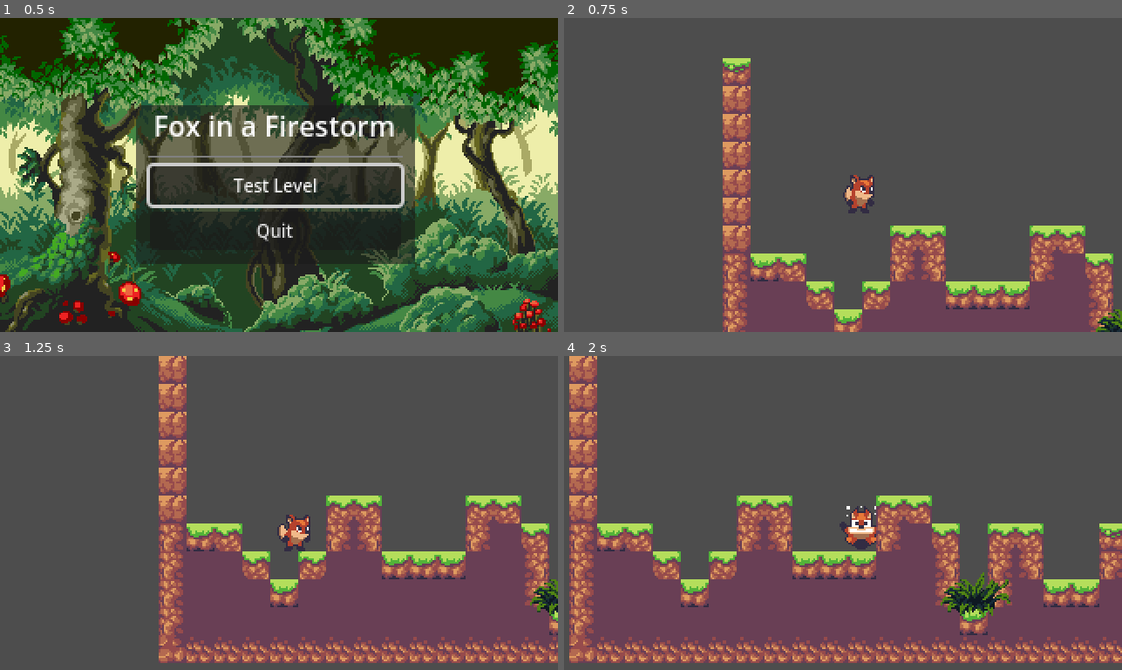
Above: before the commit, frames 1-4 (two rows, left to right).
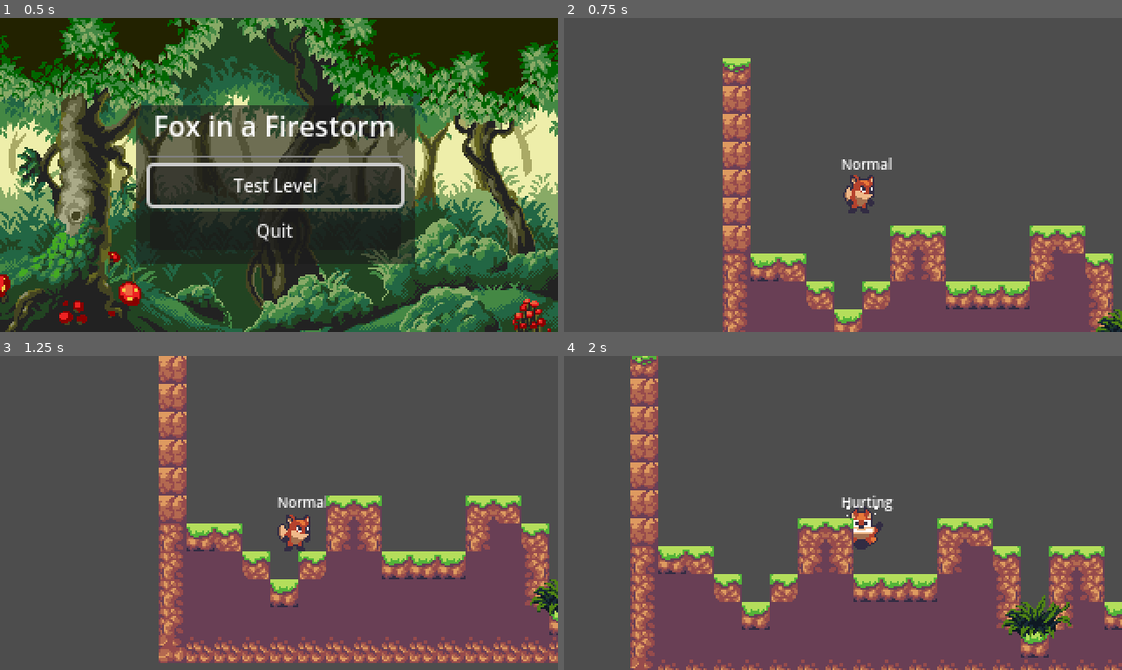
Above: after the commit, the same moments.

Repository: JP-Dhabolt/fox-in-a-firestorm
Game: Godot game, scene res://scenes/levels/Main.tscn
The game is run twice, just before and just after one commit, with the same random seed, the same clock (stepped at 60 frames per second) and the same inputs.
Inputs (mouse positions are in pixels of both pictures, inside the frame that each line leads up to):
- Up to frame 1 (0.5 s): no input
- Up to frame 2 (0.75 s): click "Test Level" at 0.5 s
- Up to frame 3 (1.25 s): no input
- Up to frame 4 (2 s): tap Enter at 1.25 s; move the mouse to (965, 497) at 1.27 s; hold D (move_right) from 1.28 s (still down); tap Space (jump) at 1.35, 1.52, 1.82 s; click (965, 497) at 1.42 s

Frame 1 is identical in both runs. In frame 2, 0.2% of the frame differs, in the area x 49-59%, y 44-49%; in frame 3, 0.2%; in frame 4, 39%, in the area x 0-100%, y 0-100%.

Commit message:
Added explicit state machine

Diff:
--- a/game/scenes/characters/Player.gd
+++ /dev/null
@@ -1,129 +0,0 @@
-extends CharacterBody2D
-class_name Player
-
-var GRAVITY: int = 15
-var MOVEMENT_SPEED: int = 150
-@export var jump_force: int = 200
-var POUNCE_FORCE: int = 50
-
-var jumpAnimation: String = "Jump"
-var runAnimation: String = "Run"
-var idleAnimation: String = "Idle"
-var crouchAnimation: String = "Crouch"
-var hurtAnimation: String = "Hurt"
-var pounceAnimation: String = "Pounce"
-
-enum State {
-	NORMAL,
-	JUMPING,
-	POUNCING,
-	CROUCHING,
-	HURTING,
-}
-
-var currentState = State.NORMAL
-
-@onready var sprite := $AnimatedSprite2D as AnimatedSprite2D
-@onready var hurtTimer := $HurtTimer as Timer
-@onready var eatTimer := $EatTimer as Timer
-
-
-func eat():
-	if currentState == State.POUNCING:
-		_transition_to_crouching()
-
-
-func _physics_process(_delta):
-	velocity.y += GRAVITY
-	_handle_shared_input()
-	_handle_state()
-	set_velocity(velocity)
-	set_up_direction(Vector2.UP)
-	move_and_slide()
-	velocity = velocity
-
-
-func _handle_state():
-	match currentState:
-		State.NORMAL:
-			_handle_normal_state()
-		State.JUMPING:
-			_handle_jumping_state()
-		State.POUNCING:
-			_handle_pouncing_state()
-		State.CROUCHING:
-			_handle_crouching_state()
-		State.HURTING:
-			_handle_hurting_state()
-
-
-func _transition_to_normal():
-	currentState = State.NORMAL
-
-
-func _handle_shared_input():
-	var movement = Input.get_axis("move_left", "move_right")
-	velocity.x = movement * MOVEMENT_SPEED
-
-
-func _handle_normal_state():
-	if velocity.x != 0:
-		sprite.play(runAnimation)
-	else:
-		sprite.play(idleAnimation)
-
-	if Input.is_action_just_pressed("jump"):
-		_transition_to_jumping()
-
-
-func _transition_to_jumping():
-	currentState = State.JUMPING
-	velocity.y = -jump_force
-	sprite.play(jumpAnimation)
-
-
-func _handle_jumping_state():
-	if is_on_floor():
-		_transition_to_normal()
-	if Input.is_action_just_pressed("jump"):
-		_transition_to_pouncing()
-
-
-func _transition_to_pouncing():
-	sprite.play(pounceAnimation)
-	velocity.y += POUNCE_FORCE
-	currentState = State.POUNCING
-
-
-func _handle_pouncing_state():
-	if is_on_floor():
-		# If we're on the floor, we haven't hit leaves, so we're stunned
-		_transition_to_hurting()
-
-
-func _transition_to_crouching():
-	currentState = State.CROUCHING
-	sprite.play(crouchAnimation)
-	eatTimer.start()
-
-
-func _handle_crouching_state():
-	pass
-
-
-func _transition_to_hurting():
-	currentState = State.HURTING
-	sprite.play(hurtAnimation)
-	hurtTimer.start()
-
-
-func _handle_hurting_state():
-	pass
-
-
-func _on_HurtTimer_timeout():
-	_transition_to_normal()
-
-
-func _on_EatTimer_timeout():
-	_transition_to_normal()
--- a/game/scenes/characters/Player.tscn
+++ /dev/null
@@ -1,188 +0,0 @@
-[gd_scene load_steps=27 format=3 uid="uid://cqnuwdbv7t1jm"]
-
-[ext_resource type="Script" path="res://scenes/characters/Player.gd" id="1_viaps"]
-[ext_resource type="Texture2D" uid="uid://c5upg24ex5omp" path="res://sprites/sunnyland_2d_pixel_art_pack/player_crouch.png" id="2_oa6di"]
-[ext_resource type="Texture2D" uid="uid://c23x5hw2rwwn" path="res://sprites/sunnyland_2d_pixel_art_pack/player_hurt.png" id="3_ee5a3"]
-[ext_resource type="Texture2D" uid="uid://bppodbe3b7mgl" path="res://sprites/sunnyland_2d_pixel_art_pack/player_idle.png" id="4_h8tes"]
-[ext_resource type="Texture2D" uid="uid://dnbklxexk06r5" path="res://sprites/sunnyland_2d_pixel_art_pack/player_jump.png" id="5_o3nmu"]
-[ext_resource type="Texture2D" uid="uid://bsnk3mgsa6nwk" path="res://sprites/sunnyland_2d_pixel_art_pack/player_pounce.png" id="6_oxefv"]
-[ext_resource type="Texture2D" uid="uid://djxtqoq5emvb7" path="res://sprites/sunnyland_2d_pixel_art_pack/player_run.png" id="7_474sd"]
-
-[sub_resource type="AtlasTexture" id="19"]
-atlas = ExtResource("2_oa6di")
-region = Rect2(0, 0, 33, 32)
-
-[sub_resource type="AtlasTexture" id="20"]
-atlas = ExtResource("2_oa6di")
-region = Rect2(33, 0, 33, 32)
-
-[sub_resource type="AtlasTexture" id="21"]
-atlas = ExtResource("3_ee5a3")
-region = Rect2(0, 0, 33, 32)
-
-[sub_resource type="AtlasTexture" id="22"]
-atlas = ExtResource("3_ee5a3")
-region = Rect2(33, 0, 33, 32)
-
-[sub_resource type="AtlasTexture" id="AtlasTexture_gfku6"]
-atlas = ExtResource("4_h8tes")
-region = Rect2(0, 0, 33, 32)
-
-[sub_resource type="AtlasTexture" id="AtlasTexture_fe23v"]
-atlas = ExtResource("4_h8tes")
-region = Rect2(33, 0, 33, 32)
-
-[sub_resource type="AtlasTexture" id="AtlasTexture_87qy6"]
-atlas = ExtResource("4_h8tes")
-region = Rect2(66, 0, 33, 32)
-
-[sub_resource type="AtlasTexture" id="AtlasTexture_6jrd8"]
-atlas = ExtResource("4_h8tes")
-region = Rect2(99, 0, 33, 32)
-
-[sub_resource type="AtlasTexture" id="11"]
-atlas = ExtResource("5_o3nmu")
-region = Rect2(0, 0, 33, 32)
-
-[sub_resource type="AtlasTexture" id="12"]
-atlas = ExtResource("5_o3nmu")
-region = Rect2(33, 0, 33, 32)
-
-[sub_resource type="AtlasTexture" id="23"]
-atlas = ExtResource("6_oxefv")
-region = Rect2(33, 0, 33, 32)
-
-[sub_resource type="AtlasTexture" id="13"]
-atlas = ExtResource("7_474sd")
-region = Rect2(0, 0, 33, 32)
-
-[sub_resource type="AtlasTexture" id="14"]
-atlas = ExtResource("7_474sd")
-region = Rect2(33, 0, 33, 32)
-
-[sub_resource type="AtlasTexture" id="15"]
-atlas = ExtResource("7_474sd")
-region = Rect2(66, 0, 33, 32)
-
-[sub_resource type="AtlasTexture" id="16"]
-atlas = ExtResource("7_474sd")
-region = Rect2(99, 0, 33, 32)
-
-[sub_resource type="AtlasTexture" id="17"]
-atlas = ExtResource("7_474sd")
-region = Rect2(132, 0, 33, 32)
-
-[sub_resource type="AtlasTexture" id="18"]
-atlas = ExtResource("7_474sd")
-region = Rect2(165, 0, 33, 32)
-
-[sub_resource type="SpriteFrames" id="5"]
-animations = [{
-"frames": [{
-"duration": 1.0,
-"texture": SubResource("19")
-}, {
-"duration": 1.0,
-"texture": SubResource("20")
-}],
-"loop": true,
-"name": &"Crouch",
-"speed": 5.0
-}, {
-"frames": [{
-"duration": 1.0,
-"texture": SubResource("21")
-}, {
-"duration": 1.0,
-"texture": SubResource("22")
-}],
-"loop": true,
-"name": &"Hurt",
-"speed": 5.0
-}, {
-"frames": [{
-"duration": 1.0,
-"texture": SubResource("AtlasTexture_gfku6")
-}, {
-"duration": 1.0,
-"texture": SubResource("AtlasTexture_fe23v")
-}, {
-"duration": 1.0,
-"texture": SubResource("AtlasTexture_87qy6")
-}, {
-"duration": 1.0,
-"texture": SubResource("AtlasTexture_6jrd8")
-}],
-"loop": true,
-"name": &"Idle",
-"speed": 5.0
-}, {
-"frames": [{
-"duration": 1.0,
-"texture": SubResource("11")
-}, {
-"duration": 1.0,
-"texture": SubResource("12")
-}],
-"loop": true,
-"name": &"Jump",
-"speed": 5.0
-}, {
-"frames": [{
-"duration": 1.0,
-"texture": SubResource("23")
-}],
-"loop": true,
-"name": &"Pounce",
-"speed": 5.0
-}, {
-"frames": [{
-"duration": 1.0,
-"texture": SubResource("13")
-}, {
-"duration": 1.0,
-"texture": SubResource("14")
-}, {
-"duration": 1.0,
-"texture": SubResource("15")
-}, {
-"duration": 1.0,
-"texture": SubResource("16")
-}, {
-"duration": 1.0,
-"texture": SubResource("17")
-}, {
-"duration": 1.0,
-"texture": SubResource("18")
-}],
-"loop": true,
-"name": &"Run",
-"speed": 5.0
-}]
-
-[sub_resource type="RectangleShape2D" id="6"]
-size = Vector2(7.75, 18)
-
-[node name="Player" type="CharacterBody2D"]
-position = Vector2(-10, -11)
-collision_layer = 2
-collision_mask = 9
-script = ExtResource("1_viaps")
-
-[node name="AnimatedSprite2D" type="AnimatedSprite2D" parent="."]
-position = Vector2(10.5, 6)
-sprite_frames = SubResource("5")
-animation = &"Jump"
-
-[node name="CollisionShape2D" type="CollisionShape2D" parent="."]
-position = Vector2(9.875, 13)
-shape = SubResource("6")
-
-[node name="HurtTimer" type="Timer" parent="."]
-one_shot = true
-
-[node name="EatTimer" type="Timer" parent="."]
-one_shot = true
-
-[connection signal="timeout" from="HurtTimer" to="." method="_on_HurtTimer_timeout"]
-[connection signal="timeout" from="EatTimer" to="." method="_on_EatTimer_timeout"]
--- /dev/null
+++ b/game/scenes/characters/Player/Eating.gd
@@ -0,0 +1,18 @@
+extends PlayerState
+
+var crouch_animation = "Crouch"
+var original_movement_speed: int
+@export var player_speed_multiplier = 0.5
+
+func enter(_previous_state):
+	state_machine.player.sprite.play(crouch_animation)
+	state_machine.start_eat_timer()
+	original_movement_speed = state_machine.player.movement_speed
+	state_machine.player.movement_speed = int(state_machine.player.movement_speed * player_speed_multiplier)
+
+func exit():
+	state_machine.player.movement_speed = original_movement_speed
+
+func on_timeout(timer: Timer):
+	if timer.name == "EatTimer":
+		state_machine.transition_to("Normal")
--- /dev/null
+++ b/game/scenes/characters/Player/Hurting.gd
@@ -0,0 +1,15 @@
+extends PlayerState
+
+var hurt_animation: String = "Hurt"
+
+func enter(_previous_state):
+	state_machine.player.velocity = Vector2.ZERO
+	state_machine.player.sprite.play(hurt_animation)
+	state_machine.start_hurt_timer()
+
+func on_timeout(timer: Timer):
+	if timer.name == "HurtTimer":
+		state_machine.transition_to("Normal")
+
+func movement_allowed():
+	return false
--- /dev/null
+++ b/game/scenes/characters/Player/Jumping.gd
@@ -0,0 +1,14 @@
+extends PlayerState
+
+var jump_animation: String = "Jump"
+
+func enter(_previous_state: State) -> void:
+	state_machine.player.velocity.y = -state_machine.player.jump_force
+	state_machine.player.sprite.play(jump_animation)
+
+func update(_delta):
+	var player = state_machine.player
+	if player.velocity.y >= 0 and player.is_on_floor():
+		state_machine.transition_to("Normal")
+	if Input.is_action_just_pressed("jump"):
+		state_machine.transition_to("Pouncing")
--- /dev/null
+++ b/game/scenes/characters/Player/Normal.gd
@@ -0,0 +1,14 @@
+extends PlayerState
+
+var run_animation: String = "Run"
+var idle_animation: String = "Idle"
+var jump_state: String = "Jump"
+
+func update(_delta) -> void:
+	if state_machine.player.velocity.x != 0:
+		state_machine.player.sprite.play(run_animation)
+	else:
+		state_machine.player.sprite.play(idle_animation)
+
+	if Input.is_action_just_pressed("jump"):
+		state_machine.transition_to("Jumping")
--- /dev/null
+++ b/game/scenes/characters/Player/Player.gd
@@ -0,0 +1,21 @@
+extends CharacterBody2D
+class_name Player
+
+signal collided_with(node: Node2D)
+
+@export var gravity: int = 15
+@export var movement_speed: int = 150
+@export var jump_force: int = 200
+@export var pounce_force: int = 50
+
+@onready var sprite := $AnimatedSprite2D as AnimatedSprite2D
+
+func _physics_process(_delta):
+	velocity.y += gravity
+	set_velocity(velocity)
+	set_up_direction(Vector2.UP)
+	move_and_slide()
+	velocity = velocity
+
+func on_collision(node: Node2D):
+	emit_signal("collided_with", node)
--- /dev/null
+++ b/game/scenes/characters/Player/Player.tscn
@@ -0,0 +1,228 @@
+[gd_scene load_steps=34 format=3 uid="uid://cqnuwdbv7t1jm"]
+
+[ext_resource type="Script" path="res://scenes/characters/Player/Player.gd" id="1_8se2n"]
+[ext_resource type="Texture2D" uid="uid://c5upg24ex5omp" path="res://sprites/sunnyland_2d_pixel_art_pack/player_crouch.png" id="2_ljqyf"]
+[ext_resource type="Texture2D" uid="uid://c23x5hw2rwwn" path="res://sprites/sunnyland_2d_pixel_art_pack/player_hurt.png" id="3_iif8v"]
+[ext_resource type="Texture2D" uid="uid://bppodbe3b7mgl" path="res://sprites/sunnyland_2d_pixel_art_pack/player_idle.png" id="4_7sbdk"]
+[ext_resource type="Texture2D" uid="uid://dnbklxexk06r5" path="res://sprites/sunnyland_2d_pixel_art_pack/player_jump.png" id="5_pxfw4"]
+[ext_resource type="Texture2D" uid="uid://bsnk3mgsa6nwk" path="res://sprites/sunnyland_2d_pixel_art_pack/player_pounce.png" id="6_x3iql"]
+[ext_resource type="Texture2D" uid="uid://djxtqoq5emvb7" path="res://sprites/sunnyland_2d_pixel_art_pack/player_run.png" id="7_0dvi7"]
+[ext_resource type="Script" path="res://scenes/characters/Player/PlayerStateMachine.gd" id="8_rs0vv"]
+[ext_resource type="Script" path="res://scenes/characters/Player/Normal.gd" id="9_x7076"]
+[ext_resource type="Script" path="res://scenes/characters/Player/StateLabel.gd" id="10_81ayk"]
+[ext_resource type="Script" path="res://scenes/characters/Player/Jumping.gd" id="10_bvek0"]
+[ext_resource type="Script" path="res://scenes/characters/Player/Pouncing.gd" id="11_po2ds"]
+[ext_resource type="Script" path="res://scenes/characters/Player/Eating.gd" id="12_m6x32"]
+[ext_resource type="Script" path="res://scenes/characters/Player/Hurting.gd" id="13_ki58l"]
+
+[sub_resource type="AtlasTexture" id="19"]
+atlas = ExtResource("2_ljqyf")
+region = Rect2(0, 0, 33, 32)
+
+[sub_resource type="AtlasTexture" id="20"]
+atlas = ExtResource("2_ljqyf")
+region = Rect2(33, 0, 33, 32)
+
+[sub_resource type="AtlasTexture" id="21"]
+atlas = ExtResource("3_iif8v")
+region = Rect2(0, 0, 33, 32)
+
+[sub_resource type="AtlasTexture" id="22"]
+atlas = ExtResource("3_iif8v")
+region = Rect2(33, 0, 33, 32)
+
+[sub_resource type="AtlasTexture" id="AtlasTexture_gfku6"]
+atlas = ExtResource("4_7sbdk")
+region = Rect2(0, 0, 33, 32)
+
+[sub_resource type="AtlasTexture" id="AtlasTexture_fe23v"]
+atlas = ExtResource("4_7sbdk")
+region = Rect2(33, 0, 33, 32)
+
+[sub_resource type="AtlasTexture" id="AtlasTexture_87qy6"]
+atlas = ExtResource("4_7sbdk")
+region = Rect2(66, 0, 33, 32)
+
+[sub_resource type="AtlasTexture" id="AtlasTexture_6jrd8"]
+atlas = ExtResource("4_7sbdk")
+region = Rect2(99, 0, 33, 32)
+
+[sub_resource type="AtlasTexture" id="11"]
+atlas = ExtResource("5_pxfw4")
+region = Rect2(0, 0, 33, 32)
+
+[sub_resource type="AtlasTexture" id="12"]
+atlas = ExtResource("5_pxfw4")
+region = Rect2(33, 0, 33, 32)
+
+[sub_resource type="AtlasTexture" id="23"]
+atlas = ExtResource("6_x3iql")
+region = Rect2(33, 0, 33, 32)
+
+[sub_resource type="AtlasTexture" id="13"]
+atlas = ExtResource("7_0dvi7")
+region = Rect2(0, 0, 33, 32)
+
+[sub_resource type="AtlasTexture" id="14"]
+atlas = ExtResource("7_0dvi7")
+region = Rect2(33, 0, 33, 32)
+
+[sub_resource type="AtlasTexture" id="15"]
+atlas = ExtResource("7_0dvi7")
+region = Rect2(66, 0, 33, 32)
+
+[sub_resource type="AtlasTexture" id="16"]
+atlas = ExtResource("7_0dvi7")
+region = Rect2(99, 0, 33, 32)
+
+[sub_resource type="AtlasTexture" id="17"]
+atlas = ExtResource("7_0dvi7")
+region = Rect2(132, 0, 33, 32)
+
+[sub_resource type="AtlasTexture" id="18"]
+atlas = ExtResource("7_0dvi7")
+region = Rect2(165, 0, 33, 32)
+
+[sub_resource type="SpriteFrames" id="5"]
+animations = [{
+"frames": [{
+"duration": 1.0,
+"texture": SubResource("19")
+}, {
+"duration": 1.0,
+"texture": SubResource("20")
+}],
+"loop": true,
+"name": &"Crouch",
+"speed": 5.0
+}, {
+"frames": [{
+"duration": 1.0,
+"texture": SubResource("21")
+}, {
+"duration": 1.0,
+"texture": SubResource("22")
+}],
+"loop": true,
+"name": &"Hurt",
+"speed": 5.0
+}, {
+"frames": [{
+"duration": 1.0,
+"texture": SubResource("AtlasTexture_gfku6")
+}, {
+"duration": 1.0,
+"texture": SubResource("AtlasTexture_fe23v")
+}, {
+"duration": 1.0,
+"texture": SubResource("AtlasTexture_87qy6")
+}, {
+"duration": 1.0,
+"texture": SubResource("AtlasTexture_6jrd8")
+}],
+"loop": true,
+"name": &"Idle",
+"speed": 5.0
+}, {
+"frames": [{
+"duration": 1.0,
+"texture": SubResource("11")
+}, {
+"duration": 1.0,
+"texture": SubResource("12")
+}],
+"loop": true,
+"name": &"Jump",
+"speed": 5.0
+}, {
+"frames": [{
+"duration": 1.0,
+"texture": SubResource("23")
+}],
+"loop": true,
+"name": &"Pounce",
+"speed": 5.0
+}, {
+"frames": [{
+"duration": 1.0,
+"texture": SubResource("13")
+}, {
+"duration": 1.0,
+"texture": SubResource("14")
+}, {
+"duration": 1.0,
+"texture": SubResource("15")
+}, {
+"duration": 1.0,
+"texture": SubResource("16")
+}, {
+"duration": 1.0,
+"texture": SubResource("17")
+}, {
+"duration": 1.0,
+"texture": SubResource("18")
+}],
+"loop": true,
+"name": &"Run",
+"speed": 5.0
+}]
+
+[sub_resource type="RectangleShape2D" id="6"]
+size = Vector2(7.75, 18)
+
+[node name="Player" type="CharacterBody2D"]
+position = Vector2(-10, -11)
+collision_layer = 2
+collision_mask = 9
+script = ExtResource("1_8se2n")
+
+[node name="AnimatedSprite2D" type="AnimatedSprite2D" parent="."]
+position = Vector2(10.5, 6)
+sprite_frames = SubResource("5")
+animation = &"Jump"
+
+[node name="CollisionShape2D" type="CollisionShape2D" parent="."]
+position = Vector2(9.875, 13)
+shape = SubResource("6")
+
+[node name="HurtTimer" type="Timer" parent="."]
+one_shot = true
+
+[node name="EatTimer" type="Timer" parent="."]
+one_shot = true
+
+[node name="PlayerStateMachine" type="Node" parent="." node_paths=PackedStringArray("eat_timer", "hurt_timer", "initial_state")]
+script = ExtResource("8_rs0vv")
+eat_timer = NodePath("../EatTimer")
+hurt_timer = NodePath("../HurtTimer")
+initial_state = NodePath("Normal")
+
+[node name="Normal" type="Node" parent="PlayerStateMachine"]
+script = ExtResource("9_x7076")
+
+[node name="Jumping" type="Node" parent="PlayerStateMachine"]
+script = ExtResource("10_bvek0")
+
+[node name="Pouncing" type="Node" parent="PlayerStateMachine"]
+script = ExtResource("11_po2ds")
+
+[node name="Eating" type="Node" parent="PlayerStateMachine"]
+script = ExtResource("12_m6x32")
+
+[node name="Hurting" type="Node" parent="PlayerStateMachine"]
+script = ExtResource("13_ki58l")
+
+[node name="StateLabel" type="Label" parent="." node_paths=PackedStringArray("state_machine")]
+offset_left = -1.0
+offset_top = -12.0
+offset_right = 20.0
+offset_bottom = 3.0
+theme_override_font_sizes/font_size = 8
+text = "Idle"
+horizontal_alignment = 1
+script = ExtResource("10_81ayk")
+state_machine = NodePath("../PlayerStateMachine")
+
+[connection signal="collided_with" from="." to="PlayerStateMachine" method="_on_player_collided_with"]
+[connection signal="timeout" from="HurtTimer" to="PlayerStateMachine" method="_on_hurt_timer_timeout"]
+[connection signal="timeout" from="EatTimer" to="PlayerStateMachine" method="_on_eat_timer_timeout"]
--- /dev/null
+++ b/game/scenes/characters/Player/PlayerState.gd
@@ -0,0 +1,18 @@
+extends State
+class_name PlayerState
+
+var state_machine: PlayerStateMachine
+
+func _ready():
+	state_machine = get_parent() as PlayerStateMachine
+	assert(state_machine != null, "PlayerState needs to be a child of PlayerStateMachine")
+	state_machine.register_state(self)
+
+func on_collision(_node: Node2D) -> void:
+	pass
+
+func on_timeout(_timer: Timer) -> void:
+	pass
+
+func movement_allowed() -> bool:
+	return true
--- /dev/null
+++ b/game/scenes/characters/Player/PlayerStateMachine.gd
@@ -0,0 +1,44 @@
+extends StateMachine
+class_name PlayerStateMachine
+
+
+@export var eat_timer: Timer
+@export var hurt_timer: Timer
+var player: Player
+
+func _ready():
+	await owner.ready
+	player = owner as Player
+	assert(player != null, "PlayerStateMachine needs to be owned by Player node")
+	super._ready()
+
+func _process(delta):
+	_handle_basic_movement()
+	super._process(delta)
+
+func start_hurt_timer():
+	hurt_timer.start()
+
+func start_eat_timer():
+	eat_timer.start()
+
+func _handle_basic_movement():
+	var player_state := current_state as PlayerState
+	if player_state == null or player_state.movement_allowed():
+		var movement = Input.get_axis("move_left", "move_right")
+		player.velocity.x = movement * player.movement_speed
+
+func _on_player_collided_with(node: Node2D):
+	var player_state := current_state as PlayerState
+	if player_state != null:
+		player_state.on_collision(node)
+
+func _on_hurt_timer_timeout():
+	var player_state := current_state as PlayerState
+	if player_state != null:
+		player_state.on_timeout(hurt_timer)
+
+func _on_eat_timer_timeout():
+	var player_state := current_state as PlayerState
+	if player_state != null:
+		player_state.on_timeout(eat_timer)
--- /dev/null
+++ b/game/scenes/characters/Player/Pouncing.gd
@@ -0,0 +1,16 @@
+extends PlayerState
+
+var pounceAnimation: String = "Pounce"
+
+func enter(_previous_state):
+	state_machine.player.sprite.play(pounceAnimation)
+	state_machine.player.velocity.y += state_machine.player.pounce_force
+
+func update(_delta):
+	if state_machine.player.is_on_floor():
+		state_machine.transition_to("Hurting")
+
+func on_collision(node: Node2D):
+	var leaves := node as Leaves
+	if leaves != null:
+		state_machine.transition_to("Eating")
--- /dev/null
+++ b/game/scenes/characters/Player/StateLabel.gd
@@ -0,0 +1,8 @@
+extends Label
+
+
+@export var state_machine: StateMachine
+
+# Called every frame. 'delta' is the elapsed time since the previous frame.
+func _process(_delta):
+	text = state_machine.current_state.name
--- a/game/scenes/objects/Leaves.gd
+++ b/game/scenes/objects/Leaves.gd
@@ -1,4 +1,5 @@
 extends Area2D
+class_name Leaves
 
 
 # Declare member variables here. Examples:
@@ -17,5 +18,6 @@
 
 
 func _on_Leaves_body_entered(body: Node):
-	if body is Player:
-		body.eat()
+	var player := body as Player
+	if player != null:
+		player.on_collision(self)
--- /dev/null
+++ b/game/scripts/State.gd
@@ -0,0 +1,14 @@
+extends Node
+class_name State
+
+func update(_delta: float) -> void:
+	pass
+
+func update_physics(_delta: float) -> void:
+	pass
+
+func enter(_previous_state: State) -> void:
+	pass
+
+func exit() -> void:
+	pass
--- /dev/null
+++ b/game/scripts/StateMachine.gd
@@ -0,0 +1,30 @@
+extends Node
+class_name StateMachine
+
+@export var initial_state: State
+var states: Dictionary = {}
+var current_state: State
+var previous_state: State
+
+func _ready():
+	current_state = initial_state
+	current_state.enter(null)
+
+func _process(delta):
+	current_state.update(delta)
+
+func _physics_process(delta):
+	current_state.update_physics(delta)
+
+func register_state(state: State):
+	states[state.name] = state
+
+
+func transition_to(state_name: String):
+	if current_state:
+		current_state.exit()
+
+	previous_state = current_state
+
+	current_state = states[state_name]
+	current_state.enter(previous_state)
